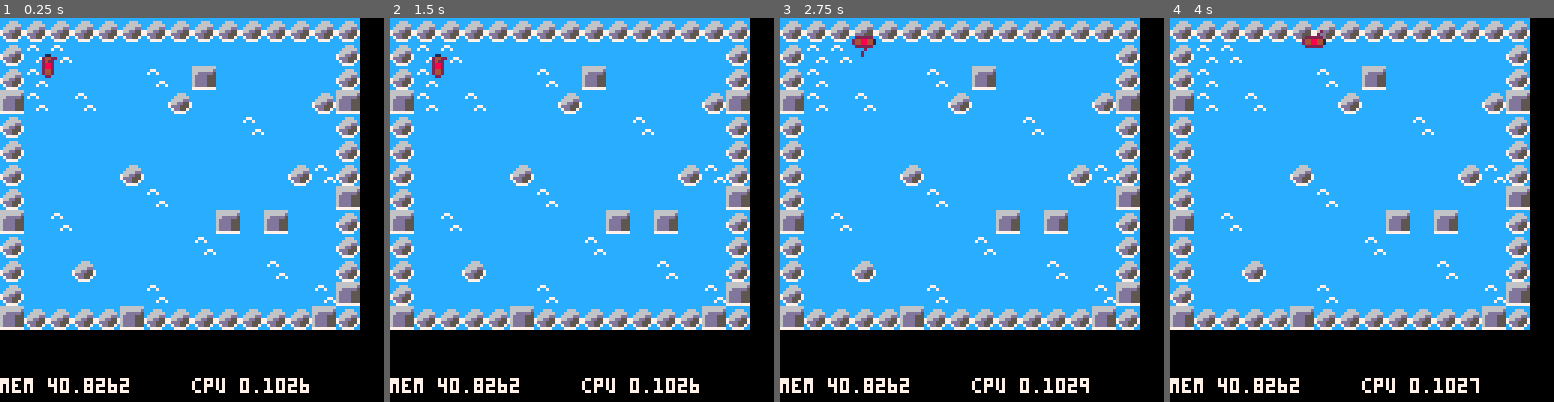
Above: before the commit, frames 1-4 (left to right).
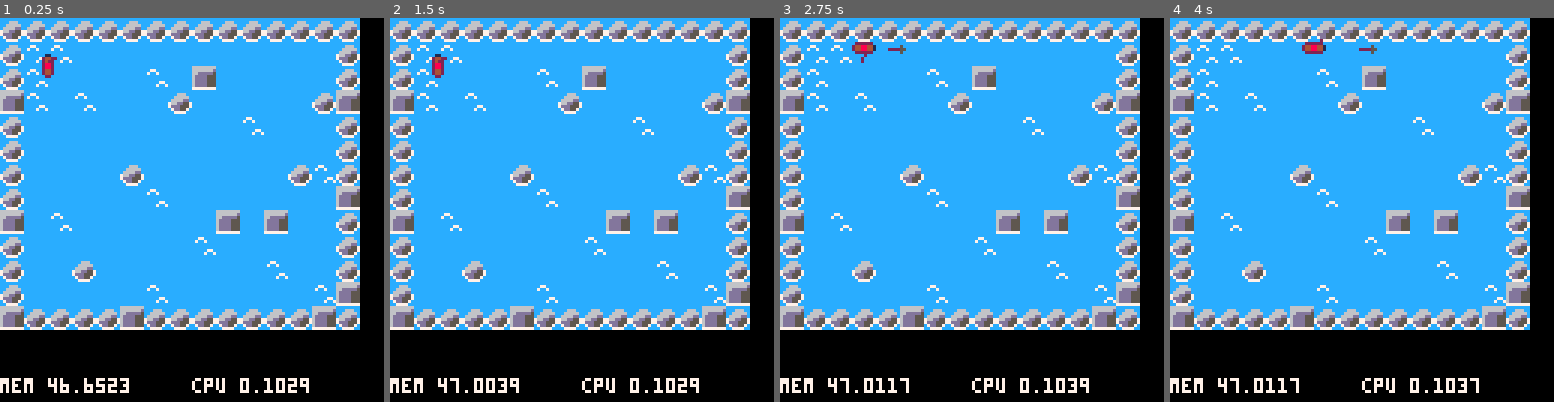
Above: after the commit, the same moments.

Repository: BluShine/CANOE-AND-SPEAR
Game: PICO-8 cartridge canoe-and-spear.p8
Two runs of this game, one before a commit and one after it. Both use one fixed random seed, a clock stepped at 60 frames per second and the inputs below.
Inputs:
- Up to frame 1 (0.25 s): no input
- Up to frame 2 (1.5 s): tap O (Z key) at 0.7 s
- Up to frame 3 (2.75 s): hold Right 1.6-2.1 s; tap O (Z key) at 1.7, 2.1, 2.5 s; hold Right from 2.47 s (still down)
- Up to frame 4 (4 s): tap O (Z key) at 2.9, 3.3, 3.7 s; release Right at 3.03 s; hold Left 3.08-3.58 s

The runs differ from the first frame. In frame 1, 0.2% of the frame differs, in the area x 16-81%, y 93-98%; in frame 2, 0.2%; in frame 3, 0.5%, in the area x 15-78%, y 4-98%; in frame 4, 0.5%.

Commit message:
Added spear throwing
Added spears that you can throw.

Diff:
--- a/canoe-and-spear.p8
+++ b/canoe-and-spear.p8
@@ -6,12 +6,11 @@
 -- collisions from collision demo
 -- by zep
 
-canoes = {} --all actors in world
-
--- make an actor
+canoes = {} --all the canoes
+spears = {} --all the spears
+
+-- make a canoe
 -- and add to global collection
--- x,y means center of the actor
--- in map tiles (not pixels)
 function make_canoe(x, y)
  a={}
  a.x = x
@@ -25,8 +24,8 @@
  a.bounce = 0.5
  a.dir = 0 -- facing direction
  -- 0=n, 1=ne, 2=e, clockwise
- a.w = .25
- a.h = .45
+ a.w = 2
+ a.h = 2.5
  a.wasl = false
  -- if last stroke was left
  a.st = 0 --stroke time
@@ -35,6 +34,71 @@
  add(canoes,a)
 
  return a
+end
+
+-- throw a spear from a canoe
+function make_spear(c)
+ a={}
+ a.x = c.x - 4
+ a.y = c.y - 4
+ a.dx = 0
+ a.dy = 0
+ a.life = 15
+ a.spr = 24
+ a.fx = false
+ a.fy = false
+ a.hitx = 1 -- hitbox offset
+ a.hity = 1
+ if(c.dir == 0) then
+  a.dy = -1.5
+  a.hitx = 4
+ elseif(c.dir == 1) then
+  a.dx = 1.06
+  a.dy = -1.06
+  a.spr = 26
+  a.hitx = 6
+ elseif(c.dir == 2) then
+  a.dx = 1.5
+  a.spr = 25
+  a.hitx = 7
+  a.hity = 4
+ elseif(c.dir == 3) then
+  a.dx = 1.06
+  a.dy = 1.06
+  a.spr = 26
+  a.fy = true
+  a.hitx = 6
+  a.hity = 6
+ elseif(c.dir == 4) then
+  a.dy = 1.5
+  a.fy = true
+  a.fx = true
+  a.hitx = 3
+  a.hity = 6
+ elseif(c.dir == 5) then
+  a.dx = -1.06
+  a.dy = 1.06
+  a.spr = 26
+  a.fy = true
+  a.fx = true
+  a.hitx = 1
+  a.hity = 6
+ elseif(c.dir == 6) then
+  a.dx = -1.5
+  a.spr = 25
+  a.fy = true
+  a.fx = true
+  a.hitx = 1
+  a.hity = 3
+ else
+  a.dx = -1.06
+  a.dy = -1.06
+  a.spr = 26
+  a.fx = true
+ end
+ a.x += a.dx * 3
+ a.y += a.dy * 3
+ add(spears,a)
 end
 
 function _init()
@@ -115,6 +178,18 @@
 
  a.t += 1
 
+end
+
+function move_spear(a)
+ a.x += a.dx
+ a.y += a.dy
+ a.life -= 1
+ if (a.life == 0) then
+  destroy_spear(a) end
+end
+
+function destroy_spear(a)
+ del(spears, a)
 end
 
 function paddle_c(a)
@@ -172,6 +247,10 @@
   pl.st = 0
  end
 
+ if(btnp(4)) then
+  make_spear(pl)
+ end
+
  -- play a sound if moving
  -- (every 4 ticks)
 
@@ -185,47 +264,48 @@
 function _update()
  control_player(pl)
  foreach(canoes, move_canoe)
+ foreach(spears, move_spear)
 end
 
 function draw_canoe(a)
  local sx = a.x - 4
  local sy = a.y - 4
- local padRot = 0
+ local padrot = 0
  --draw canoe, cursor, paddle
  if(a.dir == 0) then
   spr(a.spr, sx, sy)
   spr(21, sx, sy)
  elseif(a.dir == 1) then
-  padRot = .12
+  padrot = .12
   spr(a.spr + 1, sx, sy)
   spr(22, sx, sy)
  elseif(a.dir == 2) then
-  padRot = .25
+  padrot = .25
   spr(a.spr + 2, sx, sy)
   spr(23, sx, sy)
  elseif(a.dir == 3) then
-  padRot = .37
+  padrot = .37
   spr(a.spr + 1, sx, sy,
    1, 1, true)
   spr(22, sx, sy, 1, 1,
    false, true)
  elseif(a.dir == 4) then
-  padRot = .5
+  padrot = .5
   spr(a.spr, sx, sy)
   spr(21, sx, sy, 1, 1,
    false, true)
  elseif(a.dir == 5) then
-  padRot = .62
+  padrot = .62
   spr(a.spr + 1, sx, sy)
   spr(22, sx, sy, 1, 1,
    true, true)
  elseif(a.dir == 6) then
-  padRot = .75
+  padrot = .75
   spr(a.spr + 2, sx, sy)
   spr(23, sx, sy, 1, 1,
    true)
  elseif(a.dir == 7) then
-  padRot = .87
+  padrot = .87
   spr(a.spr + 1, sx, sy,
    1, 1, true)
   spr(22, sx, sy, 1, 1,
@@ -234,20 +314,20 @@
  -- paddle rotation
  local sign = 0;
  if(a.wasl) then
-  padRot -= .15
+  padrot -= .15
   sign = -1
  else
-  padRot += .15
+  padrot += .15
   sign = 1
  end
 
  if(a.st > 15) then
-  padRot += .25 * sign
+  padrot += .25 * sign
  else
-  padRot += (a.st / 15)
+  padrot += (a.st / 15)
    * .25 * sign
  end
- draw_paddle(a.x - .5, a.y - .5, padRot)
+ draw_paddle(a.x - .5, a.y - .5, padrot)
  --player color marker
  rectfill(a.x - 1, a.y - 1,
   a.x, a.y, a.col)
@@ -259,10 +339,19 @@
   y - cos(rot) * 4, 2)
 end
 
+function draw_spear(a)
+ spr(a.spr, a.x,
+ a.y, 1, 1,
+ a.fx, a.fy)
+ --pset(a.x + a.hitx,
+ -- a.y + a.hity, 7)
+end
+
 function _draw()
  cls()
  map(0,0,0,0,16,16)
  foreach(canoes,draw_canoe)
+ foreach(spears,draw_spear)
 
  print("mem "..stat(0),0,120,7)
  print("cpu "..stat(1),64,120,7)
@@ -279,12 +368,12 @@
 00000000bbbbbbbbc7dd557c6dddd555cccccccccccc7cc799999999aaaaaaaa7777777700000000000000000000000000000000000000000000000000000000
 00000000bbbbbbbbcc7777cc77777777cccccccccccccccc99999999aaaaaaaa7777777700000000000000000000000000000000000000000000000000000000
 aaaaaaaa000220000000000000000000400000000001100000000000000000000000000000000000000000000000000000000000000000000000700000000000
-a000000a002442000000222000000000000400000000000000000110000000000000a0000000000000000aa00000000000077000007007000700007000000000
-a000000a00244200000244200222222000111104000000000000001000000000000aaa0000000000000007a00007700000700700070000700000000000000000
-a000000a002882000028842024488442011144100000000000000000000000010000700000000a00000070000070070007000070000000007000000000000000
-a000000a002882000248820024488442011111100000000000000000000000010000700007777aa0000700000070070007000070000000000000000700000000
-a000000a002442000244200002222220004111000000000000000000000000000000700000000a00007000000007700000700700070000700000000000000000
-a000000a002442000222000000000000000000400000000000000000000000000000700000000000000000000000000000077000007007000700007000000000
+a000000a002442000000222000000000000400000000000000000110000000000000500000000000000005500000000000077000007007000700007000000000
+a000000a002442000002442002222220001111040000000000000010000000000005550000000000000002500007700000700700070000700000000000000000
+a000000a002882000028842024488442011144100000000000000000000000010000200000000500000020000070070007000070000000007000000000000000
+a000000a002882000248820024488442011111100000000000000000000000010000200002222550000200000070070007000070000000000000000700000000
+a000000a002442000244200002222220004111000000000000000000000000000000200000000500002000000007700000700700070000700000000000000000
+a000000a002442000222000000000000000000400000000000000000000000000000200000000000000000000000000000077000007007000700007000000000
 aaaaaaaa000220000000000000000000000004000000000000000000000000000000000000000000000000000000000000000000000000000007000000000000
 00000000000000000000000000000000000000000000000000000000000000000000000000000000000000000000000000000000000000000000000000000000
 00000000000000000000000000000000000000000000000000000000000000000000000000000000000000000000000000000000000000000000000000000000
